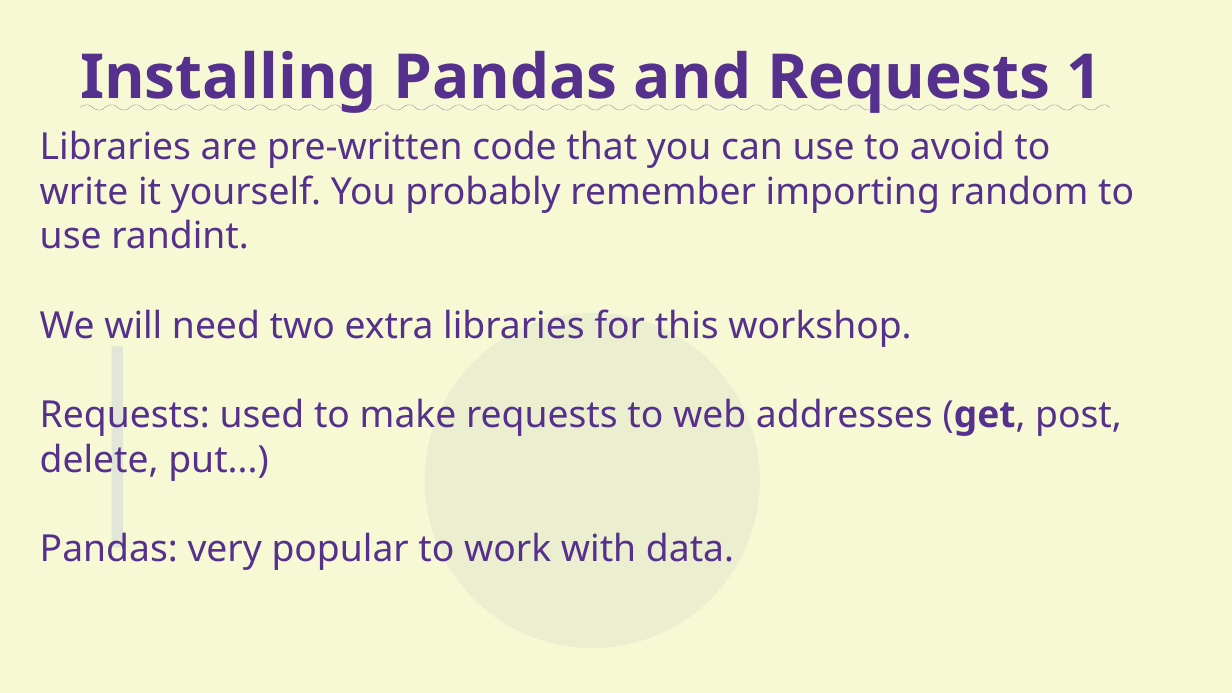
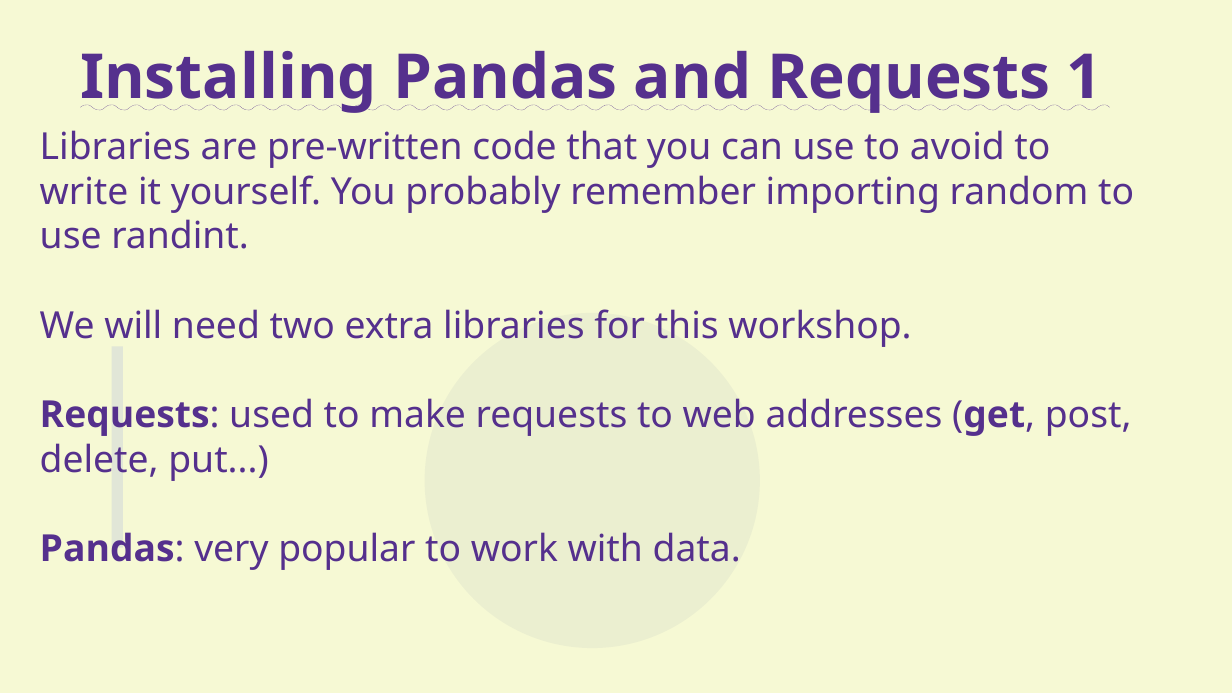
Before and after one commit to aram-de/aas_workshop_pub, a slide deck: slide 12 of presentation_KhanRev.odp (slide 13 before the commit). Drawn at 1232x693 pixels with LibreOffice and Linux fonts; fonts in the diff are those of the drawing. Boxes give left, top, right and bottom in pixels: in the first picture for what was removed or moved away, otherwise in the second. Text is boxed around its words. In the diff, an @@ line names an element or a change of style, - is before the commit and + after.

```diff
--- a/presentation_KhanRev.odp
+++ b/presentation_KhanRev.odp
@@ title "Libraries are pre-written code that ..." at bbox=[40, 130, 1134, 570]: bold on in "Requests: Pandas:" @@
```
Also in this commit, not shown: 2 other slides changed.
